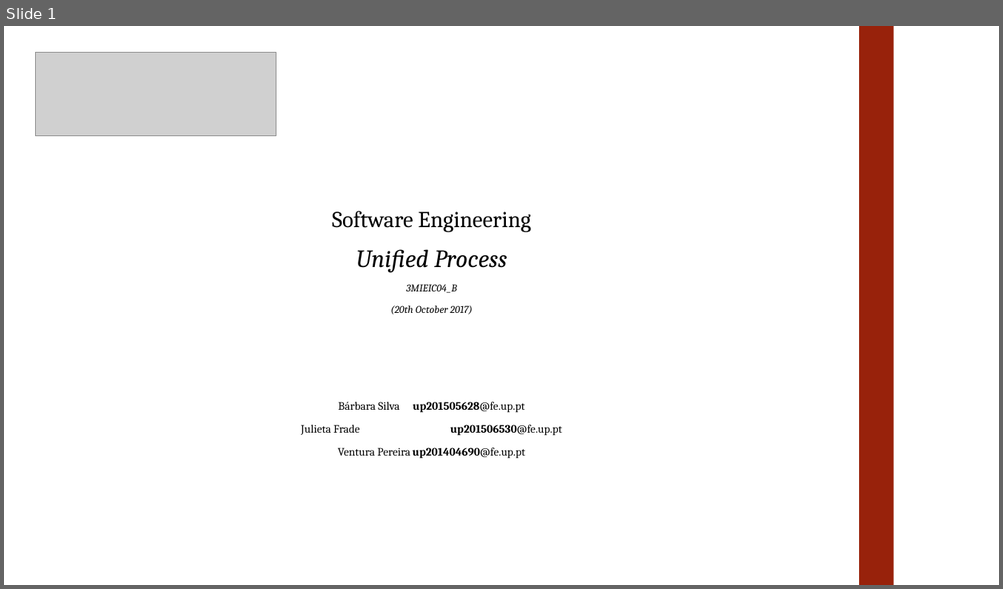
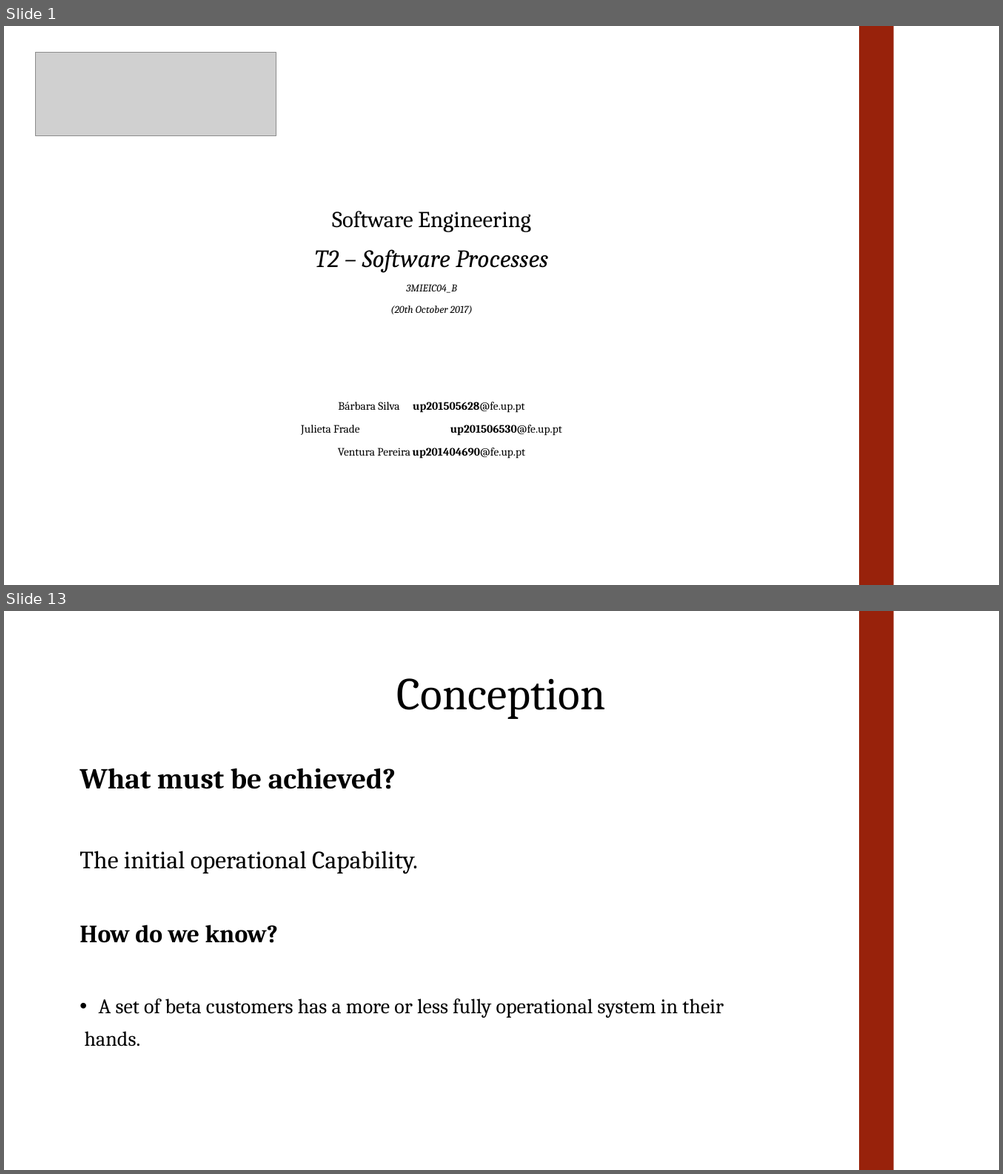
Before and after one commit to julietafrade97/feup-esof, a slide deck: T2/Presentation.pptx. Shown one above the other, each under a label of ours: slide 1 before the commit, slides 1 and 13 after it; the slides between them are not shown. The pictures are 1003x589 and 1003x1174 pixels, drawn with LibreOffice and Linux fonts; fonts in the diff are those of the drawing; grey boxes stand for pictures. Boxes give left, top, right and bottom in pixels: in the first picture for what was removed or moved away, otherwise in the second. Text is boxed around its words. In the diff, an @@ line names an element or a change of style, - is before the commit and + after.

```diff
--- a/T2/Presentation.pptx
+++ b/T2/Presentation.pptx
@@ slide 13 added at (4,611,999,1170), background #FFFFFF @@
@@ rectangle added at (859,611,893,1170), fill #98220B @@
@@ title added at (397,678,606,719), 44 pt, text #000000 @@
+Conception
@@ text added at (79,768,723,1047), 20 pt, text #000000 @@
+What must be achieved?
+The initial operational Capability.
+How do we know?
+• A set of beta customers has a more or less fully operational system in their
+hands.
@@ slide 1 changed as well @@
@@ text at (315,249,548,273): text changed @@
-Unified Process
+T2 – Software Processes
```
Also in this commit, not shown: 23 other slides added, 1 slide removed.
